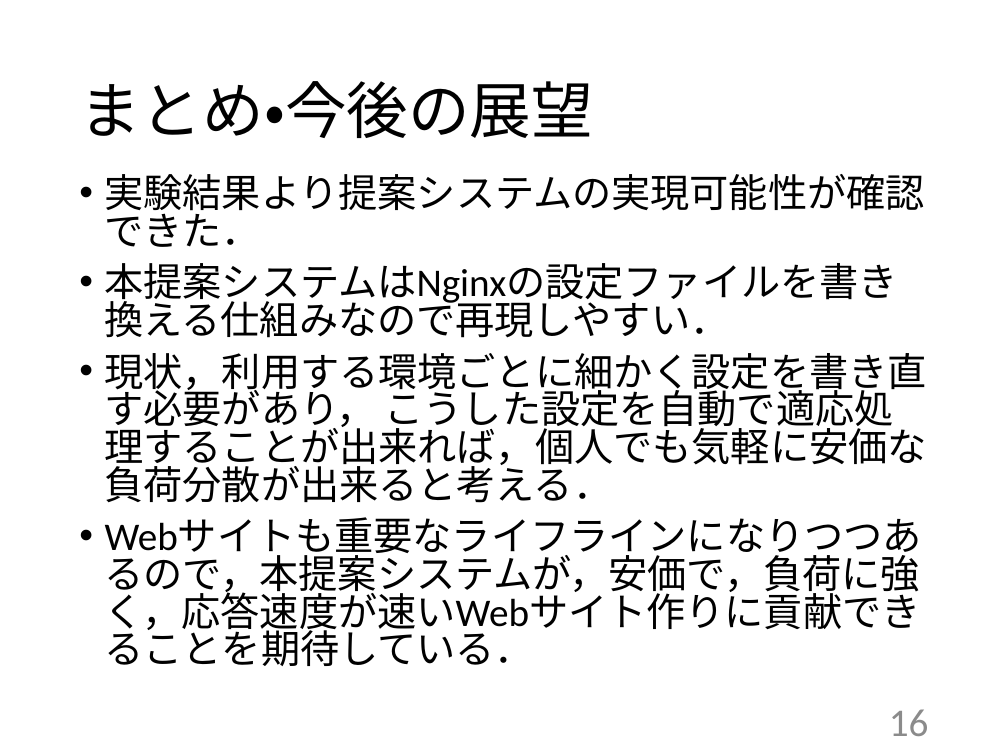
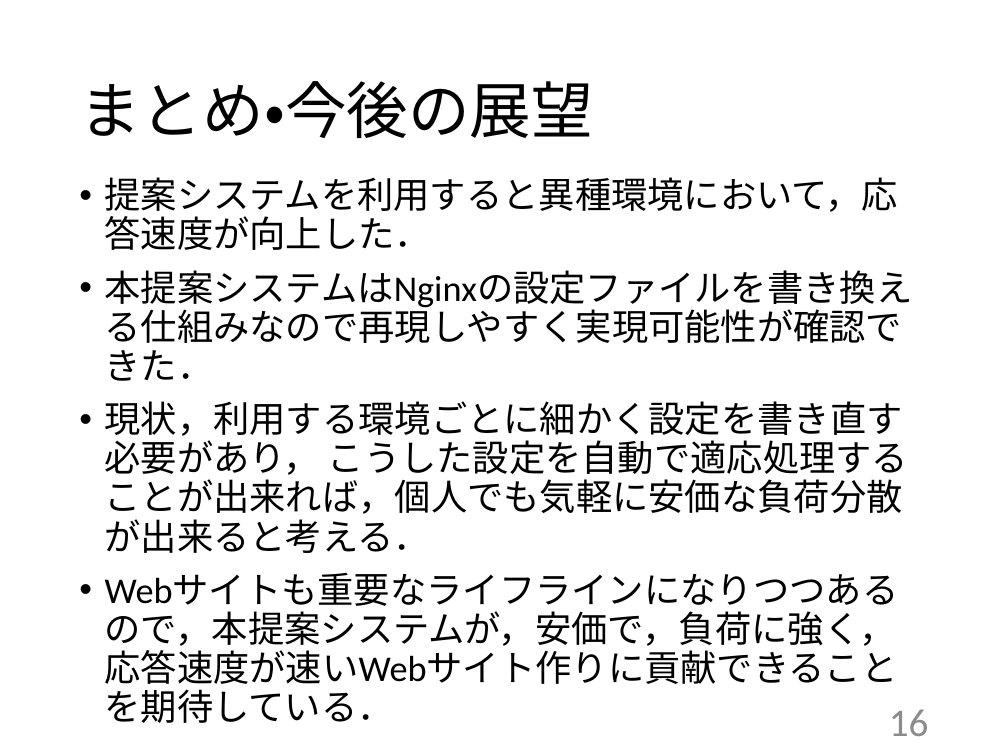
Before and after one commit to kait-takanolab/1821086_matsuo_thesis, a slide deck: slide 16 of 発表用/1821086_卒業研究発表会.pptx. Drawn at 1008x756 pixels with LibreOffice and Linux fonts; fonts in the diff are those of the drawing. Boxes give left, top, right and bottom in pixels: in the first picture for what was removed or moved away, otherwise in the second. Text is boxed around its words. In the diff, an @@ line names an element or a change of style, - is before the commit and + after.

```diff
--- a/発表用/1821086_卒業研究発表会.pptx
+++ b/発表用/1821086_卒業研究発表会.pptx
@@ text at (105, 177, 913, 311): text changed; size 28 to 25.9 pt @@
-• 実験結果より提案システムの実現可能性が確認できた．
-• 本提案システムはNginxの設定ファイルを書き換える仕組みなので再現しやすい．
+• 提案システムを利用すると異種環境において，応答速度が向上した．
+• 本提案システムはNginxの設定ファイルを書き換える仕組みなので再現しやすく実現可能性が確認できた．
@@ text at (105, 401, 908, 692): size 28 to 25.9 pt in "現状，利用する環境ごとに細かく設定を書き直す必要があり， こうした設定を自動で適応処理することが出来れば，個人でも気軽に ...", "Webサイトも重要なライフラインになりつつあるので，本提案システムが，安価で，負荷に強く，応答速度が速いWebサイト作り ..."; line spacing 0.8 to 0.9 @@
```
Also in this commit, not shown: 1 other file.
